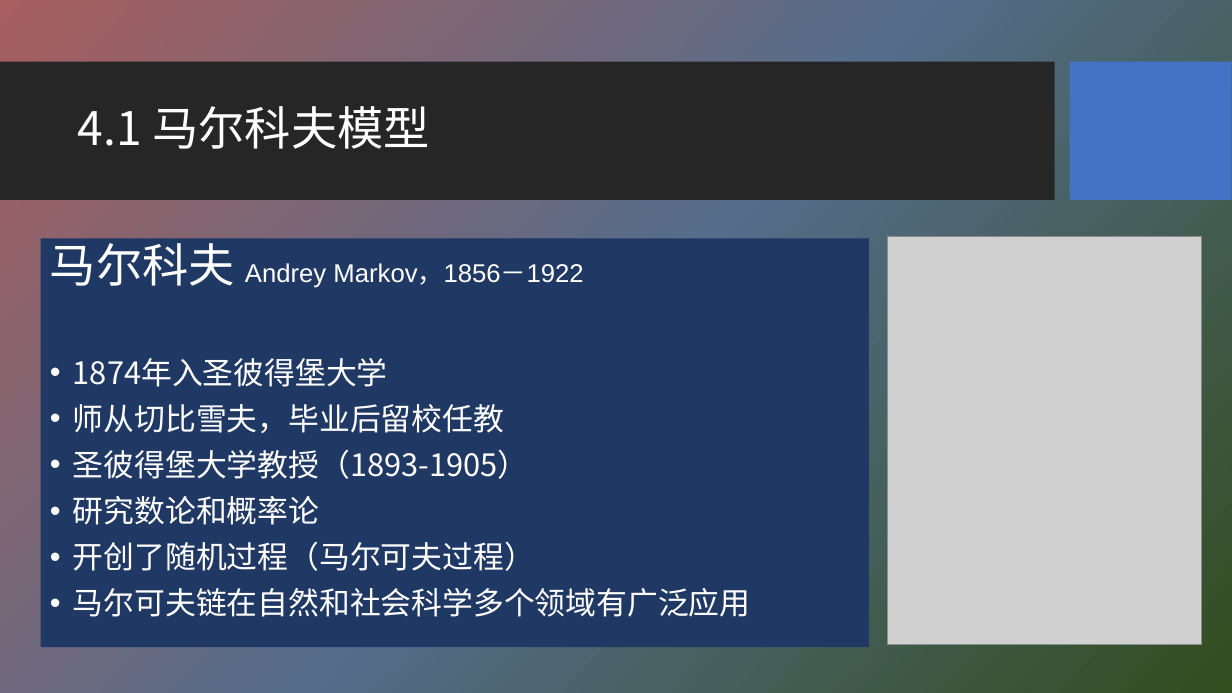
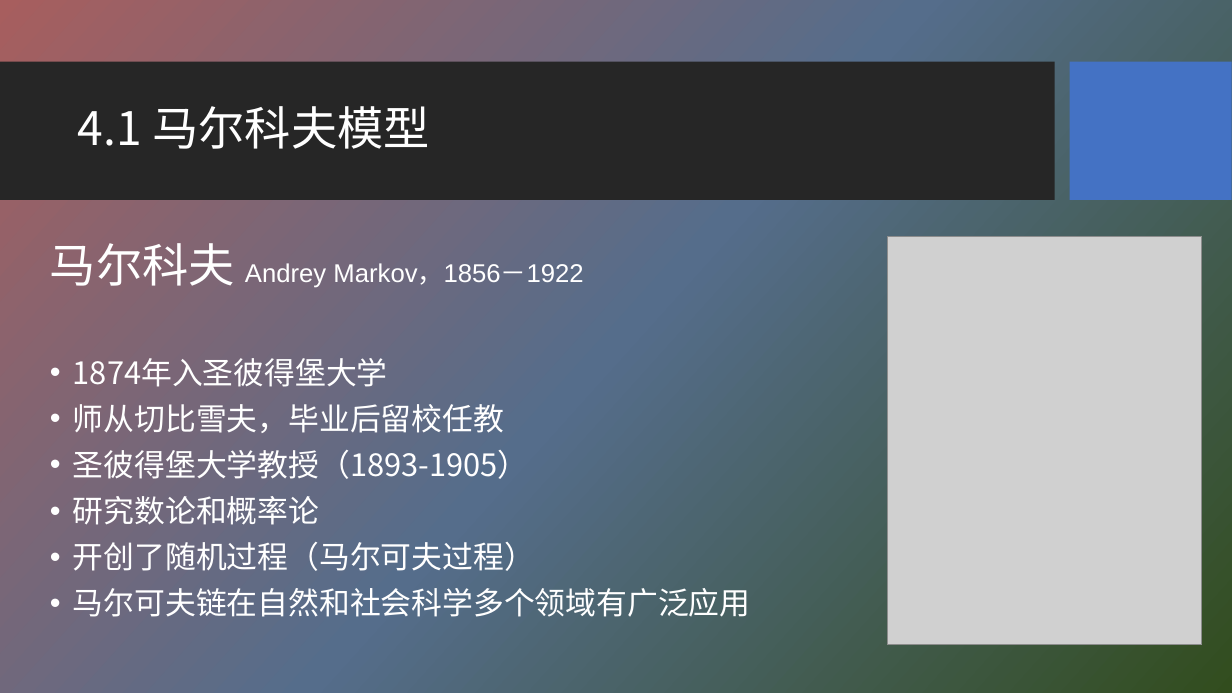
Before and after one commit to HBU/NLP_PPT, a slide deck: slide 3 of PPT-2020/ch04 隐马尔科夫模型.pptx. Drawn at 1232x693 pixels with LibreOffice and Linux fonts; fonts in the diff are those of the drawing; grey boxes stand for pictures; background and template pictures are left out. Boxes give left, top, right and bottom in pixels: in the first picture for what was removed or moved away, otherwise in the second. Text is boxed around its words. In the diff, an @@ line names an element or a change of style, - is before the commit and + after.

```diff
--- a/PPT-2020/ch04 隐马尔科夫模型.pptx
+++ b/PPT-2020/ch04 隐马尔科夫模型.pptx
@@ text "马尔科夫 Andrey Markov，1856－1922": place and size @@
-text "马尔科夫 Andrey Markov，1856－1922" at box(41, 238, 870, 647)
+text "马尔科夫 Andrey Markov，1856－1922" at box(50, 243, 751, 617)
@@ text "马尔科夫 Andrey Markov，1856－1922" at box(50, 243, 751, 617): fill #203864 to none @@
```
Also in this commit, not shown: 8 other slides changed, 2 slides added, 5 slides removed.
